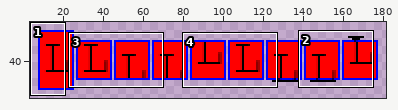
File history of a sprite sheet, tests/TestFiles/Skia/Controls/TextBlock/RestrictedHeight_VerticalAlign.expected.png. The picture above shows the old version from afar; the outline marks the close-up.
Close-up. Before:
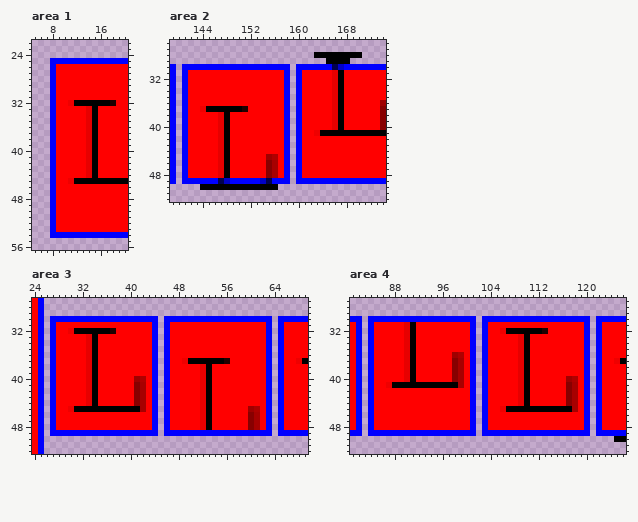
The file is 190x80 pixels. Shown: area 1: x 5..20, y 22..56; area 2: x 139..174, y 26..52; area 3: x 24..69, y 27..52; area 4: x 81..126, y 27..52. The old version is drawn lined up with the new one. The wide view leaves out empty margins.
The result:
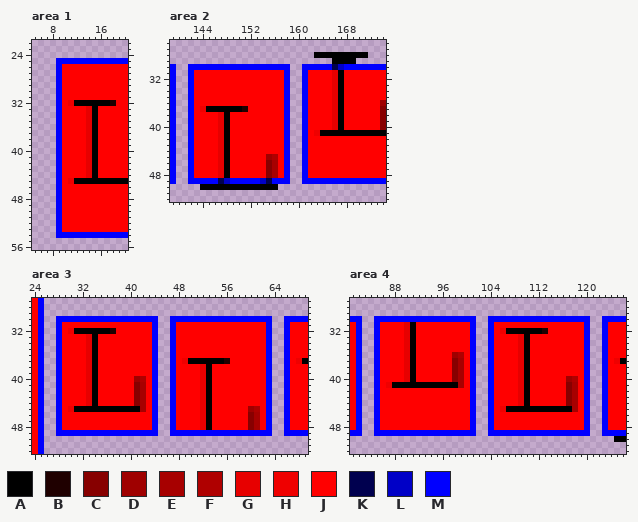
Palette (. is transparent): A #000000  B #1f0000  C #870000  D #9f0000  E #a70000  F #af0000  G #e70000  H #ef0000  J #ff0000  K #00004f  L #0000c7  M #0000ff
The exact change:
drawings rearranged on the sheet (the old picture shows each at its new place)
Area 1:
y 25: x 8 M -> .
y 26..53: x 8..9 MJ -> .M
y 54: x 8 M -> .
Area 2:
y 28: x 171 . -> A
y 29: x 165 A -> .; x 169 . -> A
y 30: x 141 M -> .; x 160 M -> .
y 31..48: x 141..142 MJ -> .M; x 160..161 MJ -> .M
y 49: x 141 M -> .; x 160 M -> .
Area 3:
y 30: x 27 M -> .; x 46 M -> .; x 65 M -> .
y 31..48: x 27..28 MJ -> .M; x 46..47 MJ -> .M; x 65..66 MJ -> .M
y 49: x 27 M -> .; x 46 M -> .; x 65 M -> .
Area 4:
y 30: x 84 M -> .; x 103 M -> .; x 122 M -> .
y 31..48: x 84..85 MJ -> .M; x 103..104 MJ -> .M; x 122..123 MJ -> .M
y 49: x 84 M -> .; x 103 M -> .; x 122 M -> .
